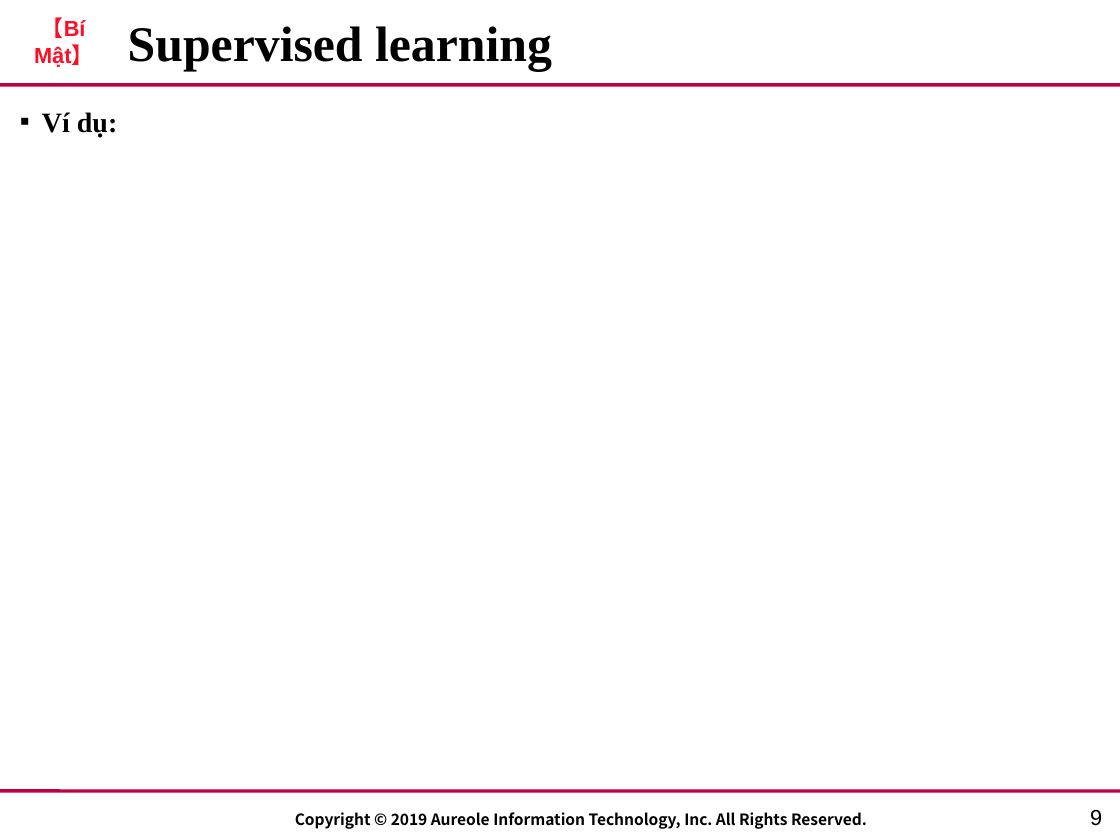
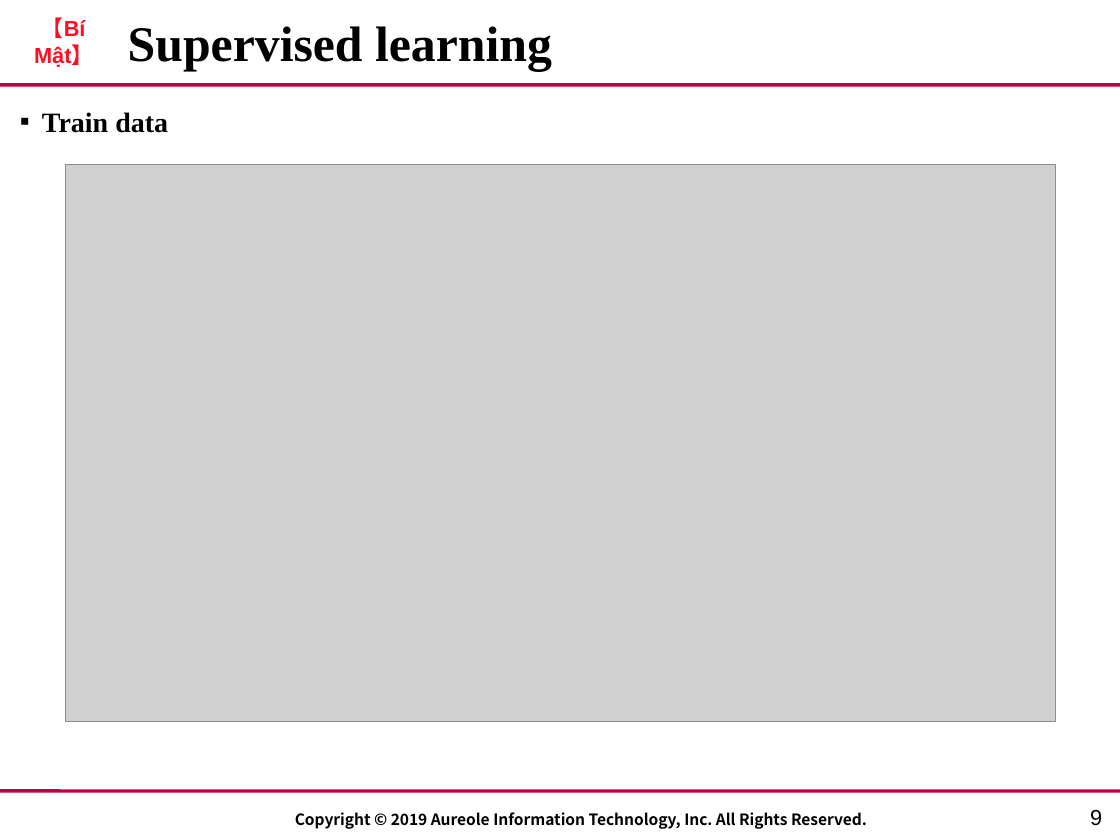
Before and after one commit to lucas2298/chat, a slide deck: slide 10 of AIT_Template.pptx. Drawn at 1120x840 pixels with LibreOffice and Linux fonts; fonts in the diff are those of the drawing; grey boxes stand for pictures; background and template pictures are left out. Boxes give left, top, right and bottom in pixels: in the first picture for what was removed or moved away, otherwise in the second. Text is boxed around its words. In the diff, an @@ line names an element or a change of style, - is before the commit and + after.

```diff
--- a/AIT_Template.pptx
+++ b/AIT_Template.pptx
@@ text at (42, 112, 168, 133): text changed @@
-▪ Ví dụ:
+▪ Train data
@@ picture added at (65, 165, 1055, 721) @@
```
Also in this commit, not shown: 2 other slides changed, 13 slides added, 2 slides removed, 6 other files.
